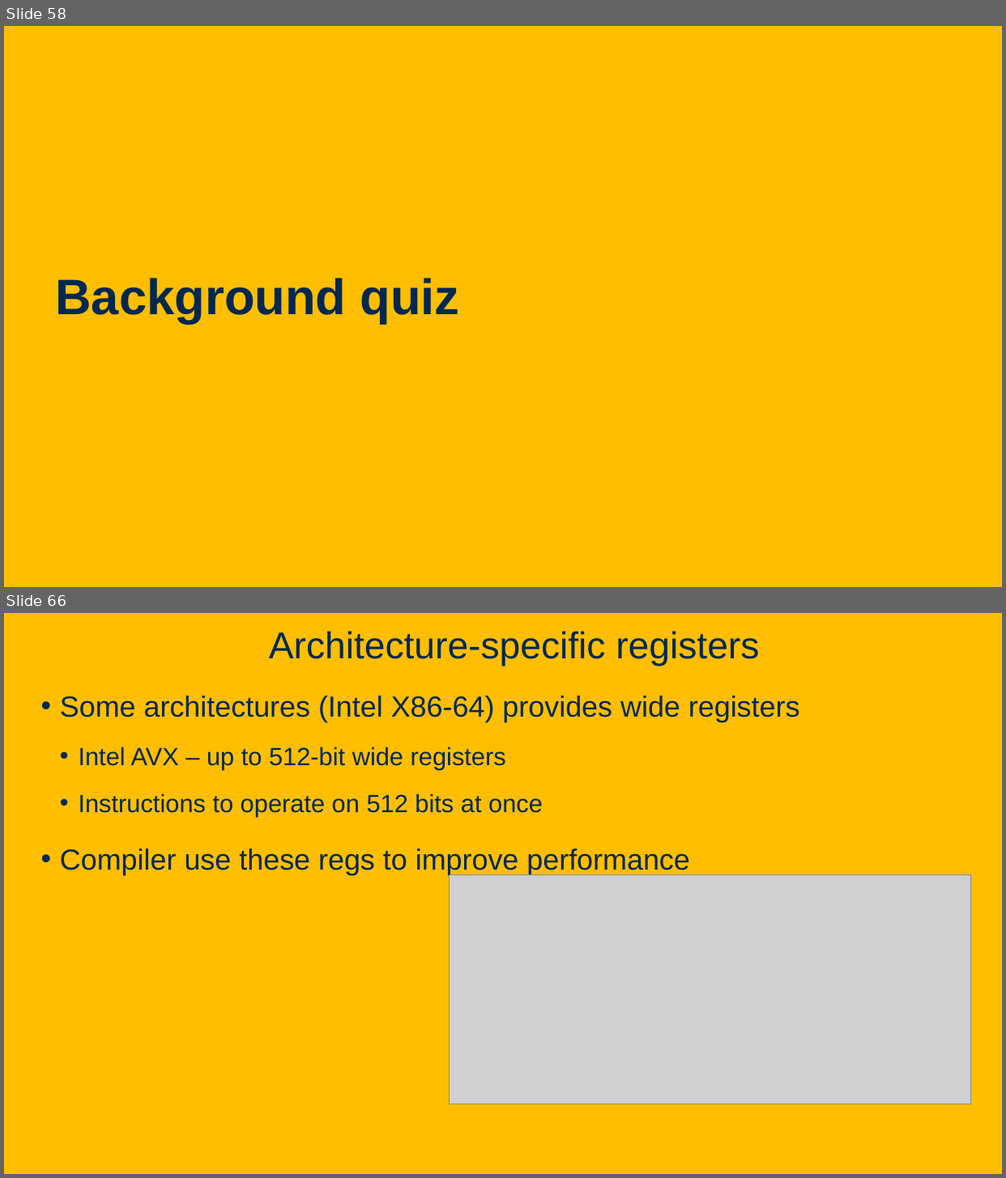
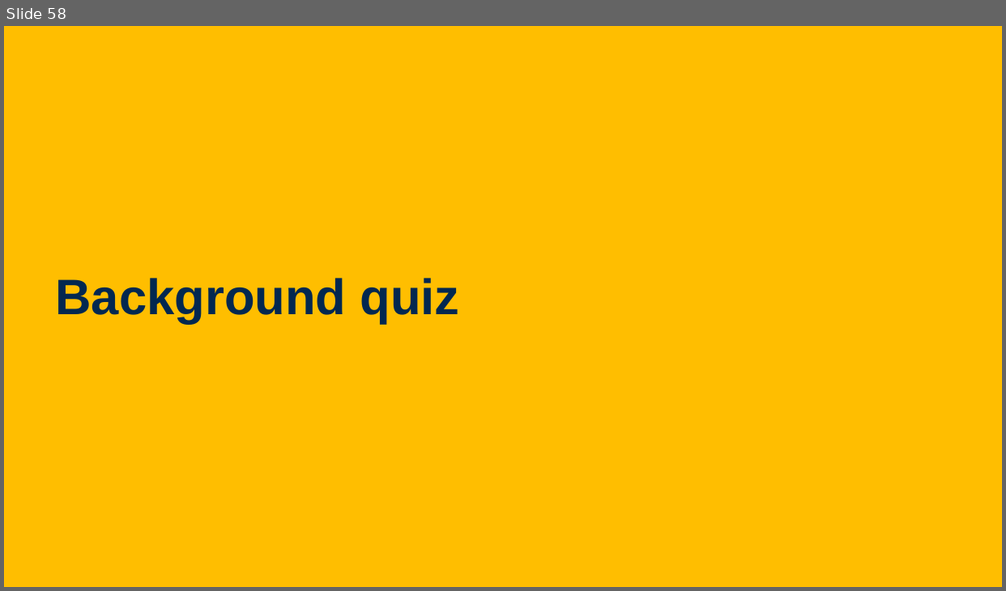
Before and after one commit to davsec-teaching/ECS289C-Spring2025, a slide deck: slides/1_logistics_compiler_intro.pptx. Shown one above the other, each under a label of ours: slides 58 and 66 before the commit, slide 58 after it; the slides between them are not shown. The pictures are 1006x1178 and 1006x591 pixels, drawn with LibreOffice and Linux fonts; fonts in the diff are those of the drawing; grey boxes stand for pictures; background and template pictures are left out. Boxes give left, top, right and bottom in pixels: in the first picture for what was removed or moved away, otherwise in the second. Text is boxed around its words. In the diff, an @@ line names an element or a change of style, - is before the commit and + after.

```diff
--- a/slides/1_logistics_compiler_intro.pptx
+++ b/slides/1_logistics_compiler_intro.pptx
@@ slide 66 removed at bbox=[4, 613, 1002, 1174], background picture (left out) @@
@@ title removed at bbox=[269, 631, 759, 666] @@
-Architecture-specific registers
@@ text removed at bbox=[60, 696, 800, 875] @@
-• Some architectures (Intel X86-64) provides wide registers
-  • Intel AVX – up to 512-bit wide registers
-  • Instructions to operate on 512 bits at once
-• Compiler use these regs to improve performance
@@ picture removed at bbox=[450, 875, 971, 1104] @@
```
Also in this commit, not shown: 3 slides changed, 10 other slides removed, 1 other file.
